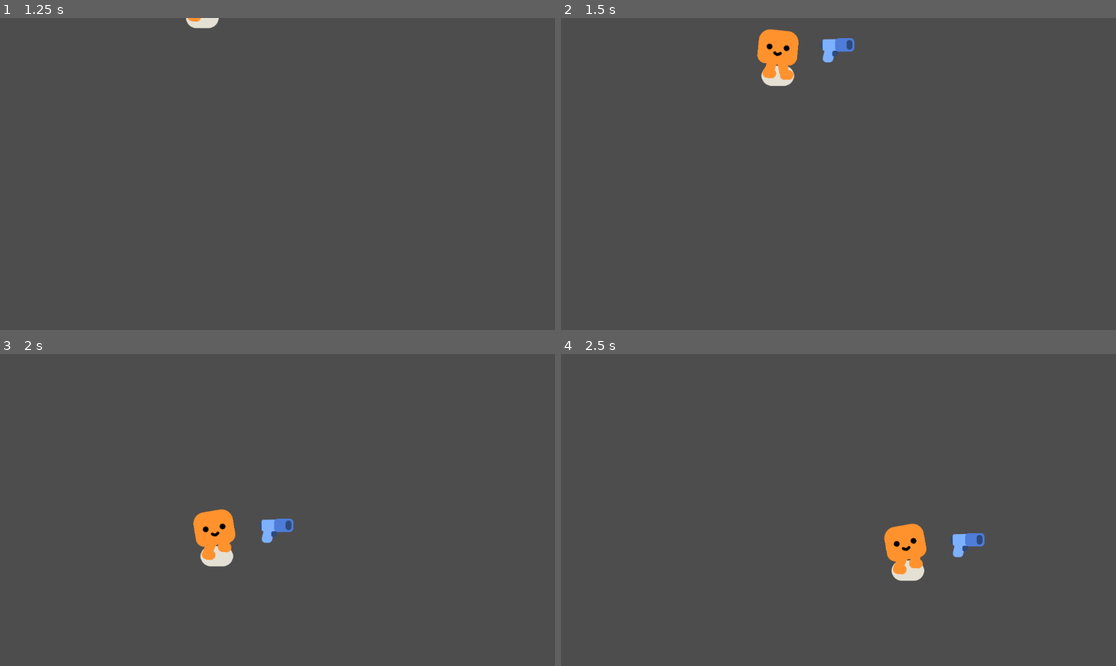
Above: before the commit, frames 1-4 (two rows, left to right).
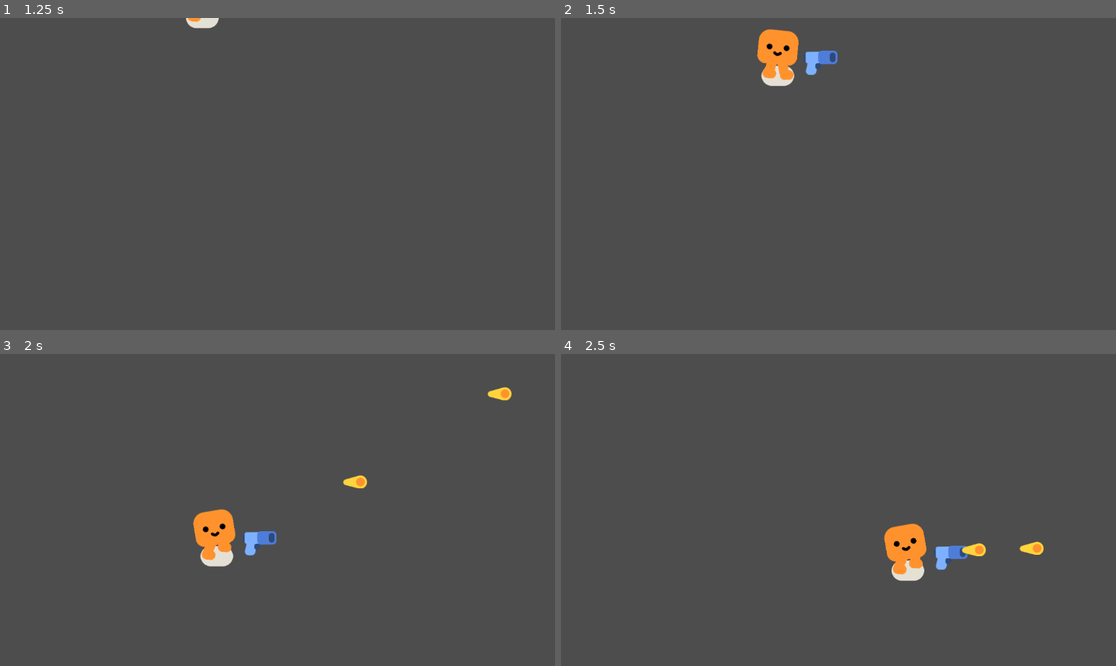
Above: after the commit, the same moments.

Repository: AnOropeza26/Final-Project
Game: Godot game, scene res://player.tscn
Two runs of this game, one before a commit and one after it. Both use one fixed random seed, a clock stepped at 60 frames per second and the inputs below.
Inputs:
- Up to frame 1 (1.25 s): tap Enter at 0.5 s; hold D (move_right) from 0.53 s (still down)
- Up to frame 2 (1.5 s): release D (move_right) at 1.28 s; hold S (move_down) from 1.28 s (still down)
- Up to frame 3 (2 s): keep holding S (move_down)
- Up to frame 4 (2.5 s): release S (move_down) at 2.03 s; hold D (move_right) from 2.03 s (still down)

Frame 1 is identical in both runs. In frame 2, 0.6% of the frame differs, in the area x 43-53%, y 6-19%; in frame 3, 0.8%, in the area x 43-93%, y 10-65%; in frame 4, 0.8%.

Commit message:
gun damage

Diff:
--- /dev/null
+++ b/bullet.gd
@@ -0,0 +1,21 @@
+extends Area2D
+
+var travelled_distance = 0
+
+func _physics_process(delta):
+	const SPEED = 1000
+	const RANGE = 1200
+
+	var direction = Vector2.RIGHT.rotated(rotation)
+	position += direction * SPEED * delta
+
+	travelled_distance += SPEED * delta
+	if travelled_distance > RANGE:
+		queue_free()
+
+
+
+func _on_body_entered(body):
+	queue_free()
+	if body.has_method("take_damage"):
+		body.take_damage()
--- /dev/null
+++ b/bullet.tscn
@@ -0,0 +1,25 @@
+[gd_scene load_steps=4 format=3 uid="uid://dokoiurtk7qri"]
+
+[ext_resource type="Script" path="res://bullet.gd" id="1_ftlf5"]
+[ext_resource type="Texture2D" uid="uid://dftkbqwsfd68r" path="res://pistol/projectile.png" id="2_q1vx0"]
+
+[sub_resource type="CircleShape2D" id="CircleShape2D_6qeer"]
+radius = 17.0
+
+[node name="Bullet" type="Area2D"]
+top_level = true
+position = Vector2(1, 2)
+rotation = 0.649504
+collision_layer = 0
+collision_mask = 3
+script = ExtResource("1_ftlf5")
+
+[node name="Projectile" type="Sprite2D" parent="."]
+position = Vector2(-10, -5)
+texture = ExtResource("2_q1vx0")
+
+[node name="CollisionShape2D" type="CollisionShape2D" parent="."]
+position = Vector2(1, -5)
+shape = SubResource("CircleShape2D_6qeer")
+
+[connection signal="body_entered" from="." to="." method="_on_body_entered"]
--- a/gun.gd
+++ b/gun.gd
@@ -5,3 +5,15 @@
 	if enemies_in_range.size() > 0:
 		var target_enemy = enemies_in_range.front()
 		look_at(target_enemy.global_position)
+
+
+func shoot():
+	const BULLET = preload("res://bullet.tscn")
+	var new_bullet = BULLET.instantiate()
+	new_bullet.global_position = %ShootingPoint.global_position
+	new_bullet.global_rotation = %ShootingPoint.global_rotation
+	%ShootingPoint.add_child(new_bullet)
+
+
+func _on_timer_timeout():
+	shoot()
--- a/gun.tscn
+++ b/gun.tscn
@@ -1,7 +1,8 @@
-[gd_scene load_steps=4 format=3 uid="uid://dhiq36wbmyegc"]
+[gd_scene load_steps=5 format=3 uid="uid://dhiq36wbmyegc"]
 
 [ext_resource type="Script" path="res://gun.gd" id="1_5m7ag"]
 [ext_resource type="Texture2D" uid="uid://cswb5do8rrj7q" path="res://pistol/pistol.png" id="1_t3vce"]
+[ext_resource type="PackedScene" uid="uid://dokoiurtk7qri" path="res://bullet.tscn" id="3_2k2ui"]
 
 [sub_resource type="CircleShape2D" id="CircleShape2D_sc4kg"]
 radius = 221.111
@@ -23,4 +24,13 @@
 texture = ExtResource("1_t3vce")
 
 [node name="ShootingPoint" type="Marker2D" parent="WeaponPivot/Pistol"]
+unique_name_in_owner = true
 position = Vector2(25.1156, -10.7334)
+
+[node name="Bullet" parent="WeaponPivot/Pistol/ShootingPoint" instance=ExtResource("3_2k2ui")]
+
+[node name="Timer" type="Timer" parent="."]
+wait_time = 0.3
+autostart = true
+
+[connection signal="timeout" from="Timer" to="." method="_on_timer_timeout"]
--- a/mob.gd
+++ b/mob.gd
@@ -1,13 +1,27 @@
 extends CharacterBody2D
 
+var health = 3
 
 @onready var player = get_node("/root/Game/player")
 
 
-
+func _ready():
+	%Slime.play_walk()
 
 
 func _physics_process(delta):
 	var direction = global_position.direction_to(player.global_position)
 	velocity = direction * 300.0
 	move_and_slide()
+
+func take_damage():
+	health -= 1
+	%Slime.play_hurt()
+
+	if health == 0:
+		queue_free()
+
+		const SMOKE_SCENE = preload("res://smoke_explosion/smoke_explosion.tscn")
+		var smoke = SMOKE_SCENE.instantiate()
+		get_parent().add_child(smoke)
+		smoke.global_position = global_position
--- a/mob.tscn
+++ b/mob.tscn
@@ -8,9 +8,11 @@
 
 [node name="Mob" type="CharacterBody2D"]
 collision_layer = 2
+collision_mask = 3
 script = ExtResource("1_rw2lw")
 
 [node name="Slime" parent="." instance=ExtResource("1_8rb6x")]
+unique_name_in_owner = true
 
 [node name="CollisionShape2D" type="CollisionShape2D" parent="."]
 position = Vector2(0, -26)
--- a/player.tscn
+++ b/player.tscn
@@ -17,4 +17,4 @@
 shape = SubResource("CircleShape2D_4udkp")
 
 [node name="Gun" parent="." instance=ExtResource("3_na17b")]
-position = Vector2(-2, -40)
+position = Vector2(-37, -14)
